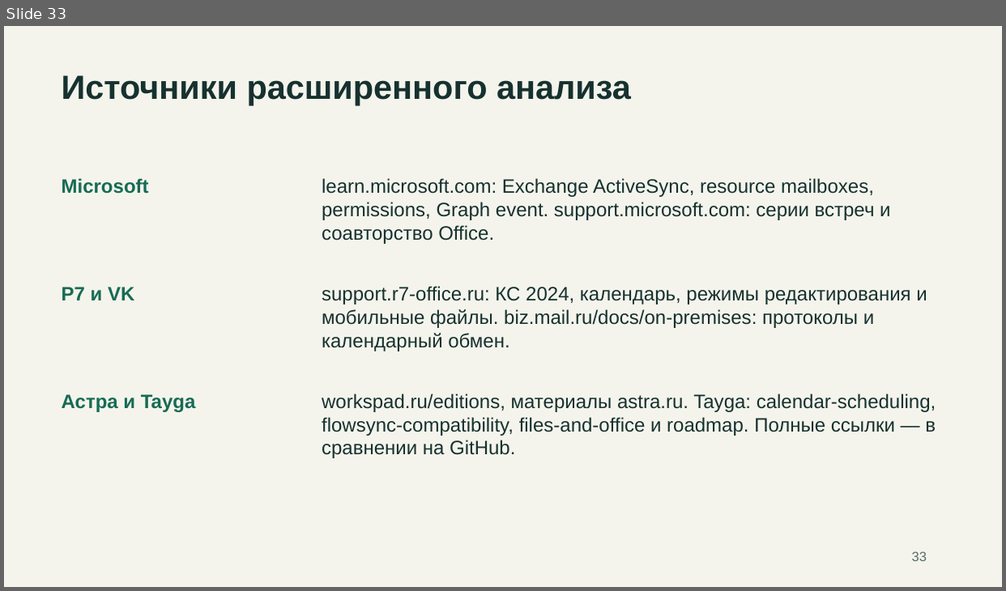
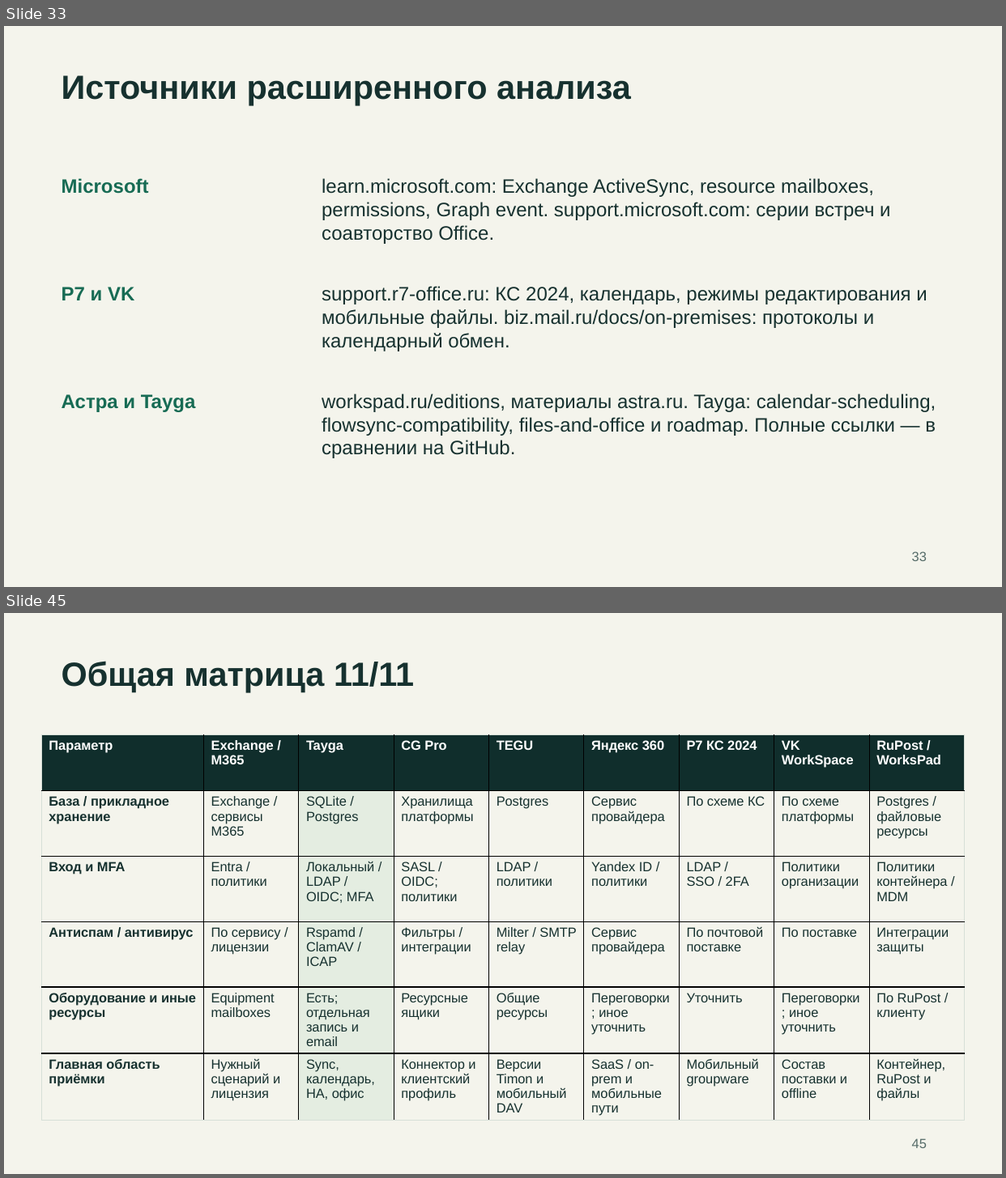
Before and after one commit to rkislov/tayga-mail-server, a slide deck: docs/presentations/tayga-competitors-2026-11-19.pptx. Shown one above the other, each under a label of ours: slide 33 before the commit, slides 33 and 45 after it; the slides between them are not shown. The pictures are 1006x591 and 1006x1178 pixels, drawn with LibreOffice and Linux fonts; fonts in the diff are those of the drawing. Boxes give left, top, right and bottom in pixels: in the first picture for what was removed or moved away, otherwise in the second. Text is boxed around its words. In the diff, an @@ line names an element or a change of style, - is before the commit and + after.

Commit message:
docs: add full comparison matrix and Tayga priorities, refresh product facts

```diff
--- a/docs/presentations/tayga-competitors-2026-11-19.pptx
+++ b/docs/presentations/tayga-competitors-2026-11-19.pptx
@@ slide 45 added at (4,613,1002,1174), background #F4F4EC @@
@@ text added at (62,661,414,692), 32.2 pt, text #16312F, bold @@
+Общая матрица 11/11
@@ table added at (41,735,965,1119), 6 rows, 9 columns @@
+Параметр | Exchange / / M365 | Tayga | CG Pro | TEGU | Яндекс 360 | Р7 КС 2024 | VK WorkSpace | RuPost / / WorksPad
+База / прикладное хранение | Exchange / сервисы M365 | SQLite / Postgres | Хранилища платформы | Postgres | Сервис провайдера | По схеме КС | По схеме платформы | Postgres / файловые ресурсы
+Вход и MFA | Entra / политики | Локальный / LDAP / OIDC; MFA | SASL / OIDC; политики | LDAP / политики | Yandex ID / политики | LDAP / SSO / 2FA | Политики организации | Политики контейнера / MDM
+Антиспам / антивирус | По сервису / лицензии | Rspamd / ClamAV / ICAP | Фильтры / интеграции | Milter / SMTP relay | Сервис провайдера | По почтовой поставке | По поставке | Интеграции защиты
+Оборудование и иные ресурсы | Equipment mailboxes | Есть; отдельная запись и email | Ресурсные ящики | Общие ресурсы | Переговорки; иное уточнить | Уточнить | Переговорки; иное уточнить | По RuPost / клиенту
+Главная область приёмки | Нужный сценарий и лицензия | Sync, календарь, HA, офис | Коннектор и клиентский профиль | Версии Timon и мобильный DAV | SaaS / on-prem и мобильные пути | Мобильный groupware | Состав поставки и offline | Контейнер, RuPost и файлы
@@ text added at (912,1139,927,1148), 12.8 pt, text #566C69 @@
+45
```
Also in this commit, not shown: 11 slides changed, 11 other slides added, 4 other files.
